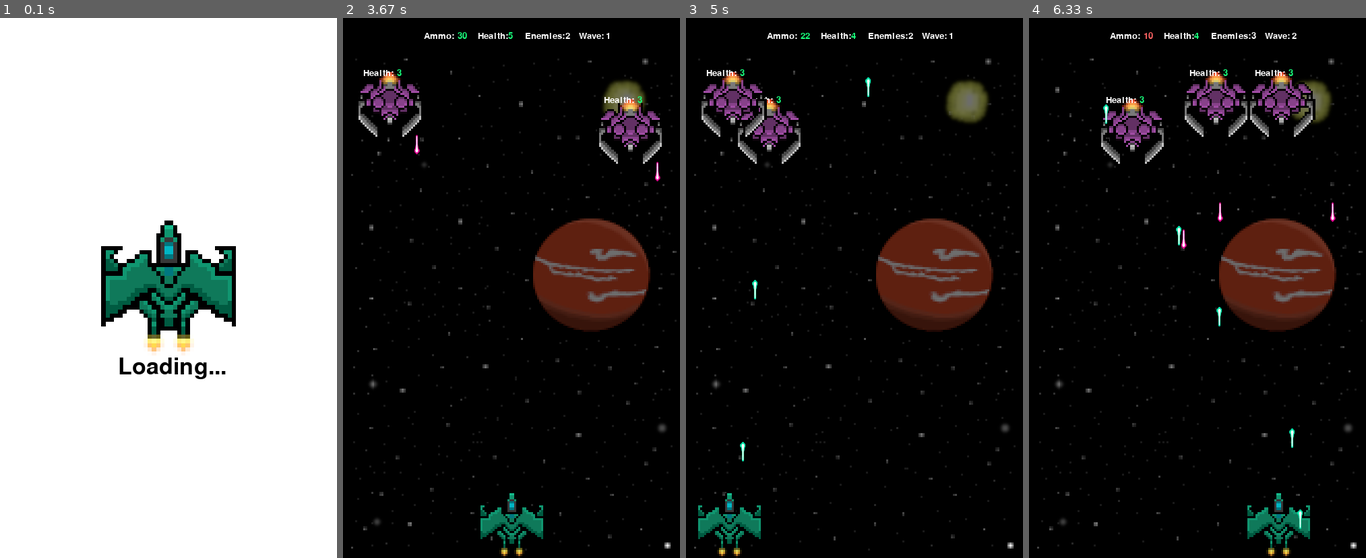
Above: before the commit, frames 1-4 (left to right).
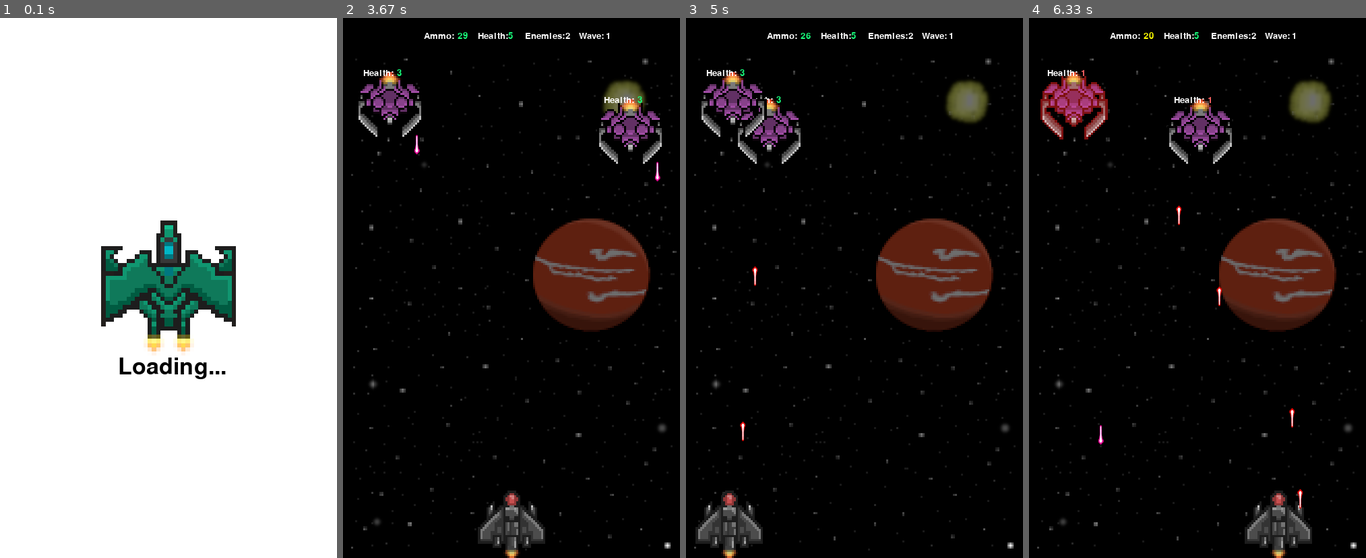
Above: after the commit, the same moments.

Repository: enablex3/pygame-game1
Game: pygame game, started from main.py
Two runs of this game, one before a commit and one after it. Both use one fixed random seed, a clock stepped at 60 frames per second and the inputs below.
Inputs:
- Up to frame 1 (0.1 s): no input
- Up to frame 2 (3.67 s): tap Q at 3.57 s
- Up to frame 3 (5 s): hold Space 3.9-4.37 s; hold A 3.9-4.37 s; tap Space at 4.4, 4.8 s; hold A from 4.73 s (still down)
- Up to frame 4 (6.33 s): tap Space at 5.1, 5.3, 5.6, 5.8, 6.1, 6.3 s; release A at 5.2 s; hold D 5.23-5.7 s; hold D 5.73-6.2 s; hold A from 6.23 s (still down)

The runs differ from the first frame. In frame 1, 2.1% of the frame differs, in the area x 30-70%, y 37-59%; in frame 2, 1.7%; in frame 3, 1.8%; in frame 4, 7.6%, in the area x 3-91%, y 2-100%.

Commit message:
New ships, new beams; work on reload logic

Diff:
--- a/bullet.py
+++ b/bullet.py
@@ -2,16 +2,12 @@
 
 class PlayerBeam:
 
-    def __init__(self, player_rect):
-        # define attributes
-        self.size = (40, 40)
+    def __init__(self, player_rect, beam_img):
+        # assign beam image
+        self.image = beam_img
+
+        # velocity
         self.velocity = 10
-        self.rotation = 0
-
-        # load the image and scale
-        self.image = pygame.image.load("sprites/playerBeam.png").convert_alpha()
-        self.image = pygame.transform.scale(self.image, self.size)
-        self.image = pygame.transform.rotate(self.image, self.rotation)
 
         # track the position
         self.rect = pygame.Rect(
--- a/gametext.py
+++ b/gametext.py
@@ -98,40 +98,32 @@
 
 class AmmoIndicator:
 
-    def __init__(self):
-        self.font = pygame.font.get_default_font() + ".ttf"
-        self.size = 20
-        self.ammo = 30
-        self.color = (25, 255, 124)
-        self.label = str(self.ammo)
+    def __init__(self, ammo):
+        self.font = pygame.font.get_default_font() + ".ttf"
+        self.size = 20
+        self.color = (25, 255, 124)
+        self.label = str(ammo)
         self.fontObj = pygame.font.SysFont(self.font, self.size)
         self.image = self.fontObj.render(self.label, True, self.color)
         self.position = (INDICATOR_X, LABEL_Y)
 
-    def update(self):
-        if self.ammo == 1:
+    def update(self, ammo):
+        if ammo == 1:
             self.label = "RELOAD!"
             self.color = (205, 92, 92)
         else:
-            self.ammo -= 1
-            self.label = str(self.ammo)
+            ammo -= 1
+            self.label = str(ammo)
             self.color = (255, 255, 255)
 
-        if self.ammo > 20:
+        if ammo > 20:
             self.color = (25, 255, 124)
-        elif 20 >= self.ammo > 10:
+        elif 20 >= ammo > 10:
             self.color = (255, 255, 0)
         else:
             self.color = (255, 100, 100)
 
         self.image = self.fontObj.render(self.label, True, self.color)
-
-    def reload(self, keys_pressed):
-        if keys_pressed[pygame.K_r]:
-            self.ammo = 30
-            self.label = str(self.ammo)
-            self.color = (25, 255, 124)
-            self.image = self.fontObj.render(self.label, True, self.color)
 
 class PlayerHealthLabel:
 
--- a/main.py
+++ b/main.py
@@ -10,6 +10,7 @@
 
 music_enabled_setting = (settings["player_settings"]["music_enabled"] == "true")
 sfx_enabled_setting = (settings["player_settings"]["sfx_enabled"] == "true")
+ship = settings["player_settings"]["ship"]
 
 # caption
 pygame.display.set_caption("Whacking Space")
@@ -66,7 +67,7 @@
 banner_color = (0, 0, 0)
 
 # load the player
-player = Player()
+player = Player(ship)
 
 # load waves
 wave = Wave()
@@ -76,7 +77,7 @@
 
 # load text
 ammo_label = AmmoLabel()
-ammo_indicator = AmmoIndicator()
+ammo_indicator = AmmoIndicator(player.ammo)
 player_health_label = PlayerHealthLabel()
 player_health_indicator = PlayerHealthIndicator(player.health)
 game_over_label = GameOverLabel()
@@ -192,11 +193,9 @@
                     run = False
 
                 # add a new bullet to the player bullet list if condition met
-                if not "RELOAD" in ammo_indicator.label:
-                    update_ammo_text = player.add_bullet(pygame.key.get_pressed(), sfx_enabled_setting)
-
-                if update_ammo_text:
-                    ammo_indicator.update()
+                if event.type == pygame.KEYDOWN:
+                    if event.key == pygame.K_SPACE:
+                        update_ammo_text = player.add_bullet(sfx_enabled_setting)
 
             # updates the player based on keys pressed
             player.update(pygame.key.get_pressed())
@@ -219,7 +218,7 @@
             for enemy in enemies:
                 player.detect_hit(enemy, sfx_enabled_setting)
 
-            ammo_indicator.reload(pygame.key.get_pressed())
+            ammo_indicator.update(player.ammo)
             player_health_indicator.update(player.health)
             enemies_indicator.update(enemies)
             wave_indicator.update(wave_number)
--- a/player.py
+++ b/player.py
@@ -3,7 +3,7 @@
 
 class Player:
 
-    def __init__(self):
+    def __init__(self, ship):
         # define attributes
         self.size = (100, 100)
         self.velocity = 6
@@ -11,7 +11,7 @@
         self.starting_position = (200, 700)
 
         # load the player's image, scale and rotate
-        self.image = pygame.image.load("sprites/playerShip.png").convert_alpha()
+        self.image = pygame.image.load(ship["original_img"]).convert_alpha()
         self.image = pygame.transform.scale(self.image, self.size)
         self.image = pygame.transform.rotate(self.image, self.starting_rotation)
 
@@ -19,9 +19,17 @@
         self.original_img = self.image
 
         # image to use to indicate getting hit
-        self.hit_image = pygame.image.load("sprites/playerShipHit.png").convert_alpha()
+        self.hit_image = pygame.image.load(ship["hit_img"]).convert_alpha()
         self.hit_image = pygame.transform.scale(self.hit_image, self.size)
         self.hit_image = pygame.transform.rotate(self.hit_image, self.starting_rotation)
+
+        # define beam attributes
+        self.size = (40, 40)
+        self.rotation = 0
+        # beam image
+        self.beam_img = pygame.image.load(ship["beam_img"]).convert_alpha()
+        self.beam_img = pygame.transform.scale(self.beam_img, self.size)
+        self.bean_img = pygame.transform.rotate(self.beam_img, self.rotation)
 
         # track player position
         self.rect = pygame.Rect(self.starting_position[0],
@@ -41,6 +49,9 @@
         # track if hit
         self.is_hit = False
         self.is_hit_timer = None
+
+        # track ammo
+        self.ammo = 30
 
     def update(self, keys_pressed):
         if self.rect.x > 400:
@@ -64,15 +75,15 @@
         if keys_pressed[pygame.K_d]:
             self.rect.x += self.velocity
 
-    def add_bullet(self, keys_pressed, sfx_enabled_setting):
-        if keys_pressed[pygame.K_SPACE]:
-            # fire bullet
-            bullet = PlayerBeam(self.rect)
-            self.bullets.append(bullet)
-            if sfx_enabled_setting:
-                pygame.mixer.Channel(0).play(pygame.mixer.Sound("sfx/shoot.wav"))
-            return True
-        return False
+    def add_bullet(self, sfx_enabled_setting):
+        self.ammo -= 1
+
+        bullet = PlayerBeam(self.rect, self.beam_img)
+        self.bullets.append(bullet)
+
+        if sfx_enabled_setting:
+            pygame.mixer.Channel(0).play(pygame.mixer.Sound("sfx/shoot.wav"))
+
 
     def shoot(self):
         # bullets only fire to the right
--- a/settings.json
+++ b/settings.json
@@ -2,13 +2,35 @@
   "options": {
     "music_enabled": ["true", "false"],
     "sfx_enabled": ["true", "false"],
-    "difficulty": ["easy", "medium", "hard"]
+    "difficulty": ["easy", "medium", "hard"],
+    "ships": {
+      "The Goblin": {
+        "original_img": "sprites/playerShip.png",
+        "hit_img": "sprites/playerShipHit.png",
+        "beam_img": "sprites/playerBeam.png"
+      },
+      "Blue Angel": {
+        "original_img": "sprites/playerShip2.png",
+        "hit_img": "sprites/playerShip2Hit.png",
+        "beam_img": "sprites/playerBeam2.png"
+      },
+      "Dark Red": {
+        "original_img": "sprites/playerShip3.png",
+        "hit_img": "sprites/playerShip3Hit.png",
+        "beam_img": "sprites/playerBeam3.png"
+      }
+    }
   },
 
   "player_settings": {
     "music_enabled": "false",
     "sfx_enabled": "false",
-    "difficulty": "easy"
+    "difficulty": "easy",
+    "ship": {
+      "original_img": "sprites/playerShip3.png",
+      "hit_img": "sprites/playerShip3Hit.png",
+      "beam_img": "sprites/playerBeam3.png"
+    }
   }
 
 }
Binary file added: sprites/playerBeam2.png
Binary file added: sprites/playerBeam3.png
Binary file changed: sprites/playerShip.png
Binary file added: sprites/playerShip2.png
Binary file added: sprites/playerShip2Hit.png
Binary file added: sprites/playerShip3.png
Binary file added: sprites/playerShip3Hit.png
Not shown, added: sprites/playerBeam.xcf
